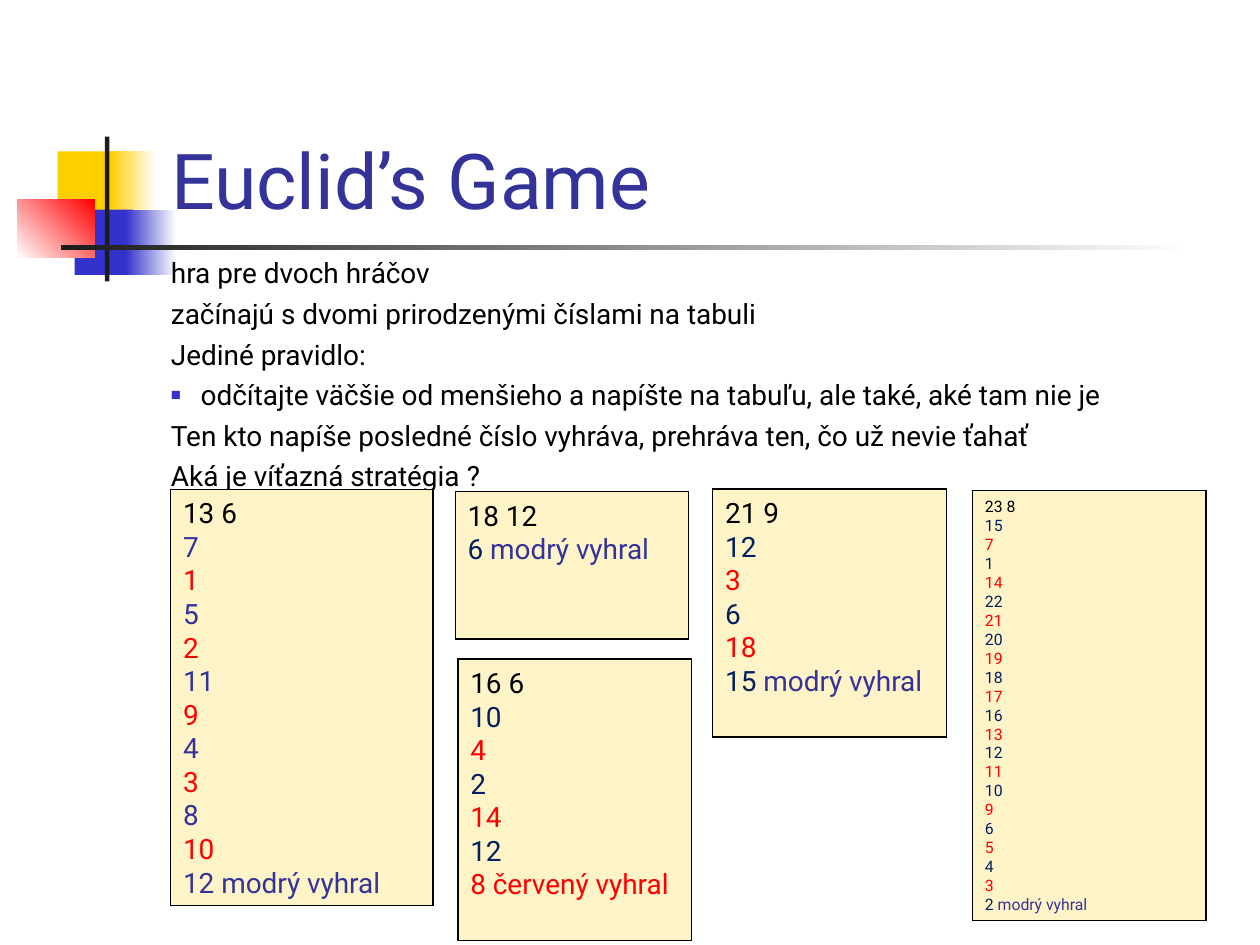
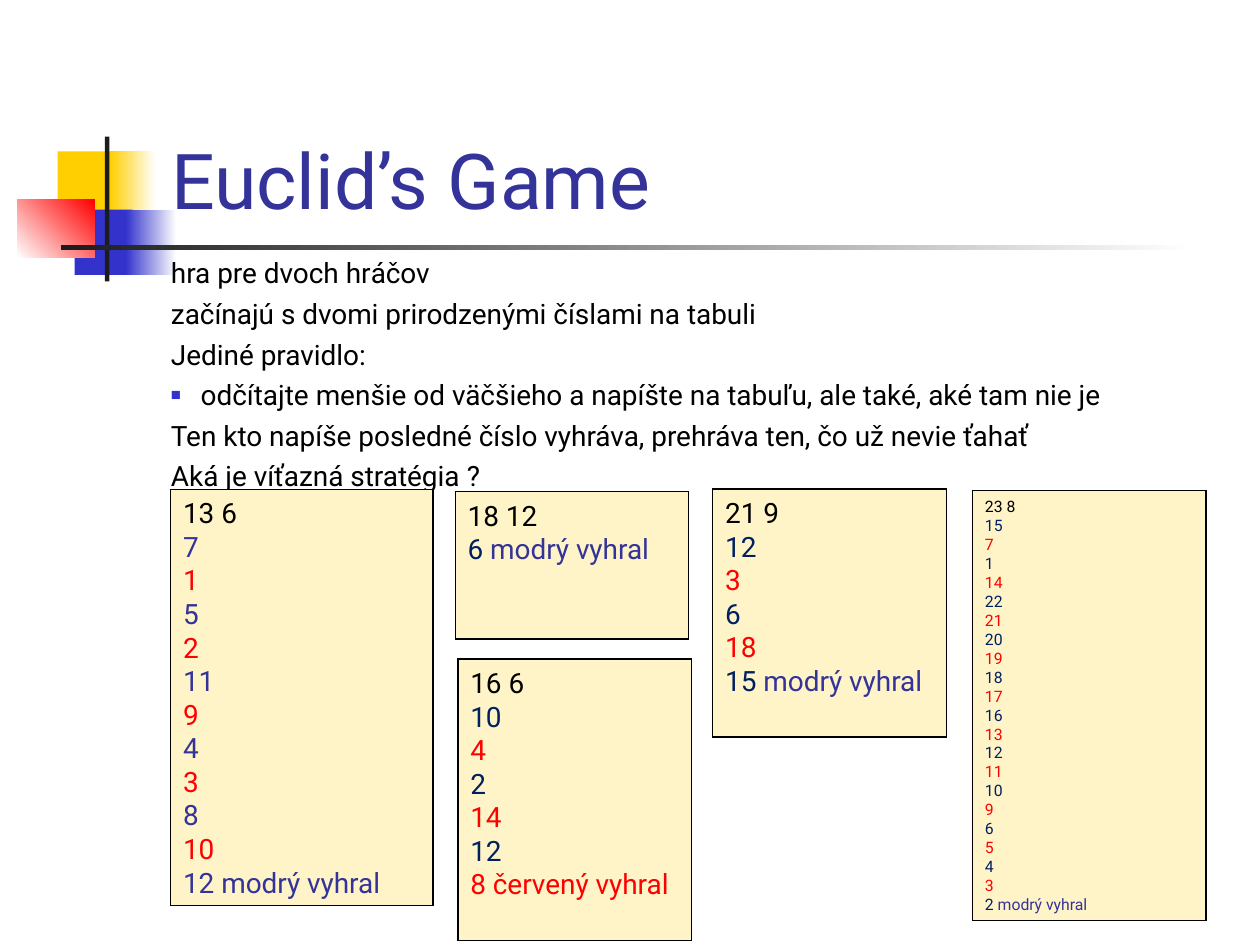
Before and after one commit to Funkcionalne/Prednasky, a slide deck: slide 16 of 13/13_fpro.ppt. Drawn at 1260x945 pixels with LibreOffice and Linux fonts; fonts in the diff are those of the drawing. Boxes give left, top, right and bottom in pixels: in the first picture for what was removed or moved away, otherwise in the second. Text is boxed around its words. In the diff, an @@ line names an element or a change of style, - is before the commit and + after.

```diff
--- a/13/13_fpro.ppt
+++ b/13/13_fpro.ppt
@@ text at [201,384,1101,411]: text changed @@
-■ odčítajte väčšie od menšieho a napíšte na tabuľu, ale také, aké tam nie je
+■ odčítajte menšie od väčšieho a napíšte na tabuľu, ale také, aké tam nie je
```
Also in this commit, not shown: 6 other files.
